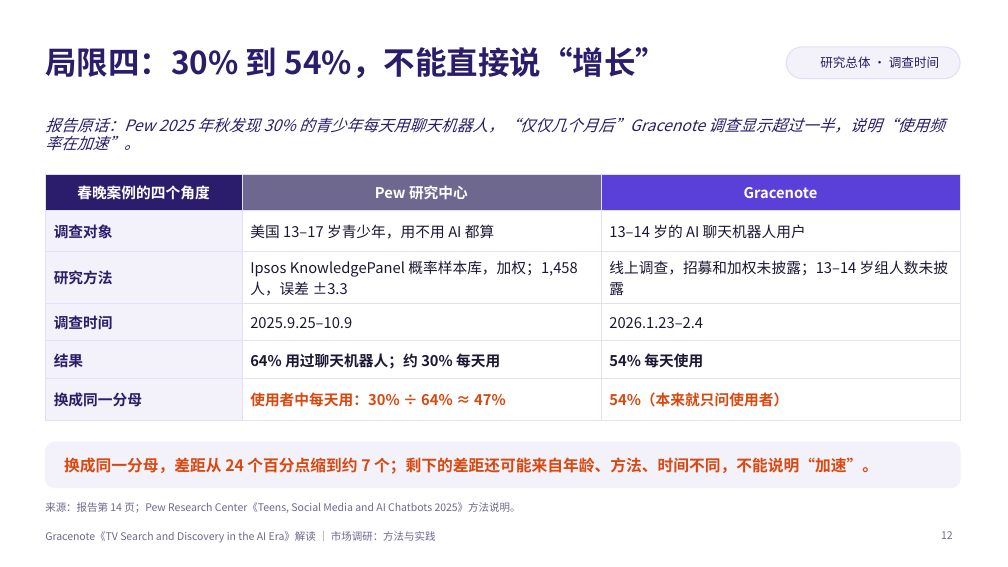
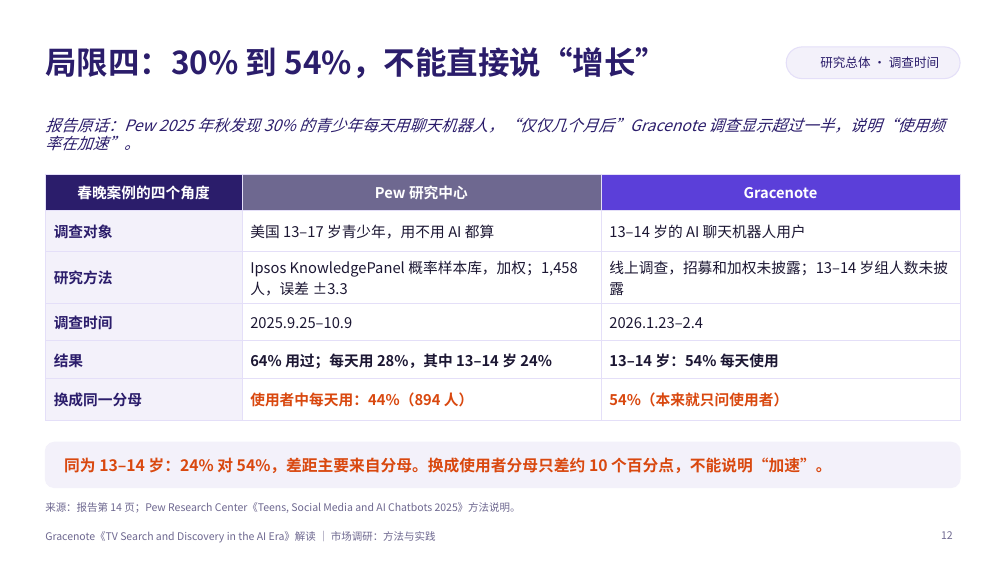
Before and after one commit to jayleo113/ppt, a slide deck: slide 12 of Gracenote_AI报告解读_课堂分享.pptx. Drawn at 1008x567 pixels with LibreOffice and Linux fonts; fonts in the diff are those of the drawing; background and template pictures are left out. Boxes give left, top, right and bottom in pixels: in the first picture for what was removed or moved away, otherwise in the second. Text is boxed around its words. In the diff, an @@ line names an element or a change of style, - is before the commit and + after.

```diff
--- a/Gracenote_AI报告解读_课堂分享.pptx
+++ b/Gracenote_AI报告解读_课堂分享.pptx
@@ table at (45,174,960,411) @@
-row 5, column 2: 64% 用过聊天机器人；约 30% 每天用
+row 5, column 2: 64% 用过；每天用 28%，其中 13–14 岁 24%
-row 5, column 3: 54% 每天使用
+row 5, column 3: 13–14 岁：54% 每天使用
-row 6, column 2: 使用者中每天用：30% ÷ 64% ≈ 47%
+row 6, column 2: 使用者中每天用：44%（894 人）
@@ text at (64,457,831,473): text changed @@
-换成同一分母，差距从 24 个百分点缩到约 7 个；剩下的差距还可能来自年龄、方法、时间不同，不能说明“加速”。
+同为 13–14 岁：24% 对 54%，差距主要来自分母。换成使用者分母只差约 10 个百分点，不能说明“加速”。
```
Also in this commit, not shown: 4 other slides changed, 2 other files.
